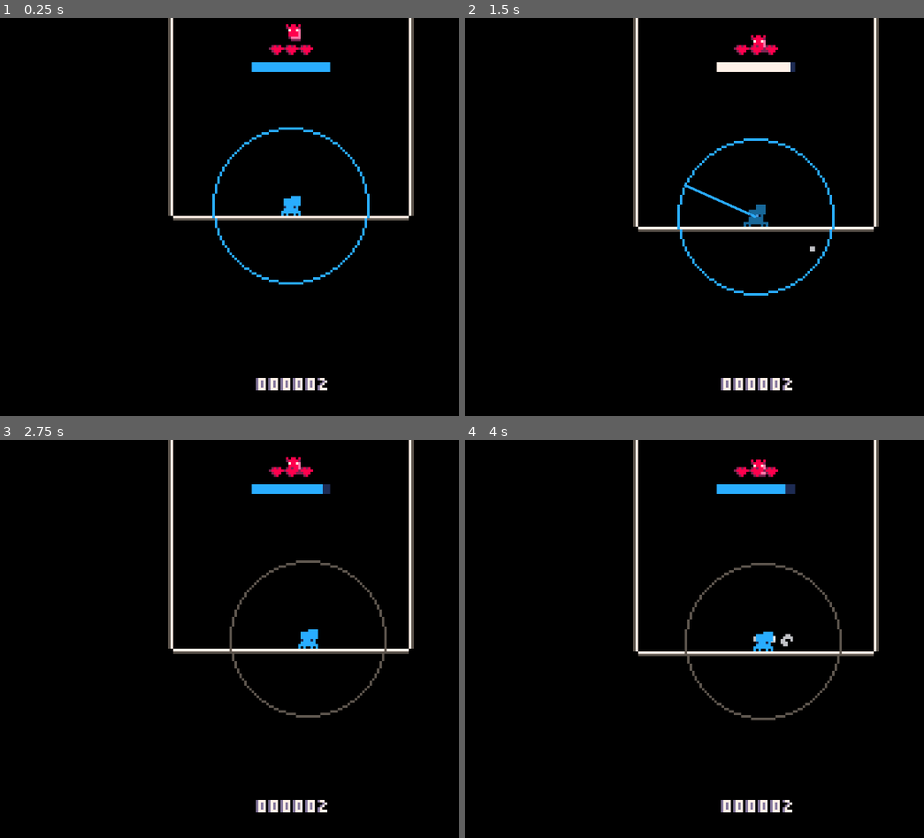
Above: before the commit, frames 1-4 (two rows, left to right).
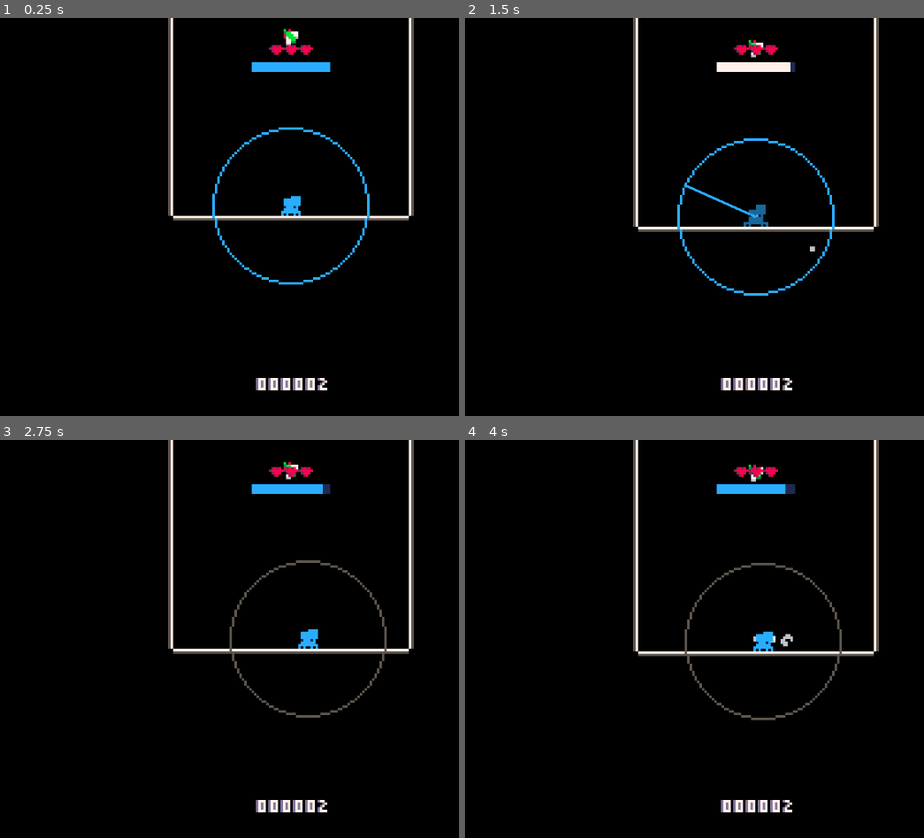
Above: after the commit, the same moments.

Repository: Flamenccio/spider-jump
Game: Godot game, scene res://scenes/game.tscn
The game is run twice, just before and just after one commit, with the same random seed, the same clock (stepped at 60 frames per second) and the same inputs. The engine's default icon, where the game draws it, is replaced by a stand-in: a white triangle on a blue panel in a dark square.
Inputs (mouse positions are in pixels of both pictures, inside the frame that each line leads up to):
- Up to frame 1 (0.25 s): no input
- Up to frame 2 (1.5 s): tap Enter at 0.5 s; move the mouse to (910, 197) at 0.52 s; press the mouse at (910, 197) at 0.53 s; hold D (move_right) 0.53-1.25 s; release the mouse at (910, 197) at 1.25 s; drag from (616, 236) to (754, 49) at 1.27 s
- Up to frame 3 (2.75 s): move the mouse to (362, 551) at 2.02 s; hold D (move_right) from 2.03 s (still down); tap Delete at 2.1 s
- Up to frame 4 (4 s): release D (move_right) at 2.75 s; drag from (722, 718) to (772, 642) at 2.77 s; move the mouse to (outside the picture) at 3.52 s; hold A (move_left) from 3.53 s (still down); tap V at 3.6 s

The runs differ from the first frame. In frame 1, 0.2% of the frame differs, in the area x 61-66%, y 1-7%; in frame 2, 0.1%; in frame 3, 0.1%; in frame 4, 0.1%.

Commit message:
add blinkfly powerup (bonus!)

Diff:
--- /dev/null
+++ b/scenes/blinkfly.tscn
@@ -0,0 +1,23 @@
+[gd_scene load_steps=5 format=3 uid="uid://ba8ck05ta5tce"]
+
+[ext_resource type="Script" uid="uid://dsb66hi83np7q" path="res://scripts/entities/item.gd" id="1_1garj"]
+[ext_resource type="Texture2D" uid="uid://bquahomw7iykq" path="res://sprites/powerups.png" id="2_2jcxy"]
+
+[sub_resource type="CircleShape2D" id="CircleShape2D_mqdrm"]
+radius = 3.0
+
+[sub_resource type="AtlasTexture" id="AtlasTexture_ih772"]
+atlas = ExtResource("2_2jcxy")
+region = Rect2(48, 0, 8, 8)
+
+[node name="Blinkfly" type="StaticBody2D"]
+collision_layer = 8
+collision_mask = 0
+script = ExtResource("1_1garj")
+_item_id = "blinkfly"
+
+[node name="Shape" type="CollisionShape2D" parent="."]
+shape = SubResource("CircleShape2D_mqdrm")
+
+[node name="Sprite" type="Sprite2D" parent="."]
+texture = SubResource("AtlasTexture_ih772")
--- a/scenes/game.tscn
+++ b/scenes/game.tscn
@@ -27,7 +27,7 @@
 [ext_resource type="Texture2D" uid="uid://c0xc1146gnb15" path="res://sprites/heart_shatter_particles-Sheet.png" id="21_37s47"]
 [ext_resource type="Script" uid="uid://y5qohu2l48v3" path="res://scripts/player_stats_saver.gd" id="22_37s47"]
 [ext_resource type="PackedScene" uid="uid://bbd2meqorrjoe" path="res://scenes/high_score_line.tscn" id="23_bt5mj"]
-[ext_resource type="PackedScene" uid="uid://bbjb4m6fwc2e" path="res://scenes/antibug.tscn" id="28_sww3w"]
+[ext_resource type="PackedScene" uid="uid://ba8ck05ta5tce" path="res://scenes/blinkfly.tscn" id="28_sww3w"]
 
 [sub_resource type="RectangleShape2D" id="RectangleShape2D_eow3j"]
 size = Vector2(256, 16)
@@ -177,8 +177,8 @@
 script = ExtResource("18_twgab")
 _fixed_endpoint = NodePath("../Player")
 
-[node name="AntiBug" parent="." instance=ExtResource("28_sww3w")]
-position = Vector2(1, -82)
+[node name="Blinkfly" parent="." instance=ExtResource("28_sww3w")]
+position = Vector2(0, -80)
 
 [connection signal="on_game_over" from="." to="UI/DeathScreen" method="show" flags=3]
 [connection signal="on_game_over" from="." to="PlayerStatsSaver" method="_on_game_end"]
--- a/scenes/player.tscn
+++ b/scenes/player.tscn
@@ -18,6 +18,7 @@
 [ext_resource type="Texture2D" uid="uid://dhrojosr38xuv" path="res://sprites/player_heavy_beetle.png" id="11_fdfoy"]
 [ext_resource type="Script" uid="uid://dr71r23trkggu" path="res://states/crawl.gd" id="11_fulsm"]
 [ext_resource type="Script" uid="uid://bq8cyg2r3e4us" path="res://states/idle.gd" id="11_oprun"]
+[ext_resource type="Texture2D" uid="uid://dbbm203x14qqx" path="res://sprites/player_blinkfly.png" id="12_holxr"]
 [ext_resource type="Script" uid="uid://de5mlnbdg5gtl" path="res://states/entry.gd" id="12_qfm1y"]
 [ext_resource type="Script" uid="uid://br7ajpop2vms0" path="res://behavior_state/player/climb.gd" id="15_ke2ow"]
 [ext_resource type="Script" uid="uid://xwooryy4y5og" path="res://scripts/entities/behavior_state.gd" id="15_wnwbv"]
@@ -351,6 +352,64 @@
 "speed": 5.0
 }]
 
+[sub_resource type="AtlasTexture" id="AtlasTexture_42b1b"]
+atlas = ExtResource("12_holxr")
+region = Rect2(16, 0, 16, 16)
+
+[sub_resource type="AtlasTexture" id="AtlasTexture_au7lq"]
+atlas = ExtResource("12_holxr")
+region = Rect2(0, 16, 16, 16)
+
+[sub_resource type="AtlasTexture" id="AtlasTexture_h7ic4"]
+atlas = ExtResource("12_holxr")
+region = Rect2(0, 0, 16, 16)
+
+[sub_resource type="AtlasTexture" id="AtlasTexture_nubpm"]
+atlas = ExtResource("12_holxr")
+region = Rect2(16, 16, 16, 16)
+
+[sub_resource type="AtlasTexture" id="AtlasTexture_ua5cf"]
+atlas = ExtResource("12_holxr")
+region = Rect2(0, 16, 16, 16)
+
+[sub_resource type="SpriteFrames" id="SpriteFrames_g5jhy"]
+animations = [{
+"frames": [{
+"duration": 1.0,
+"texture": SubResource("AtlasTexture_42b1b")
+}],
+"loop": false,
+"name": &"aim",
+"speed": 5.0
+}, {
+"frames": [{
+"duration": 1.0,
+"texture": SubResource("AtlasTexture_au7lq")
+}],
+"loop": false,
+"name": &"fall",
+"speed": 5.0
+}, {
+"frames": [{
+"duration": 1.0,
+"texture": SubResource("AtlasTexture_h7ic4")
+}],
+"loop": false,
+"name": &"idle",
+"speed": 5.0
+}, {
+"frames": [{
+"duration": 1.0,
+"texture": SubResource("AtlasTexture_nubpm")
+}, {
+"duration": 1.0,
+"texture": SubResource("AtlasTexture_ua5cf")
+}],
+"loop": true,
+"name": &"warp",
+"speed": 20.0
+}]
+
 [sub_resource type="RectangleShape2D" id="RectangleShape2D_31cv2"]
 size = Vector2(6, 6)
 
@@ -458,6 +517,11 @@
 sprite_frames = SubResource("SpriteFrames_2a3c5")
 animation = &"fall"
 
+[node name="Blinkfly" type="AnimatedSprite2D" parent="SpriteTree"]
+sprite_frames = SubResource("SpriteFrames_g5jhy")
+animation = &"warp"
+frame_progress = 0.490504
+
 [node name="Collider" type="CollisionShape2D" parent="."]
 position = Vector2(0, 1)
 shape = SubResource("RectangleShape2D_31cv2")
@@ -471,8 +535,9 @@
 state_machine = ExtResource("7_wqfne")
 metadata/_custom_type_script = "uid://bt2gfnnkvw2ec"
 
-[node name="Aim" type="Node" parent="BehaviorStateMachine" node_paths=PackedStringArray("_player", "_animator", "_particle_emitter")]
+[node name="Aim" type="Node" parent="BehaviorStateMachine" node_paths=PackedStringArray("_ground_check", "_player", "_animator", "_particle_emitter")]
 script = ExtResource("10_qfm1y")
+_ground_check = NodePath("../../Casters/GroundRaycast")
 _player = NodePath("../..")
 _animator = NodePath("../../SpriteTree")
 _jump_force = 170.0
@@ -704,6 +769,9 @@
 [connection signal="exited" from="BehaviorStateMachine/StateMachinePlayer" to="BehaviorStateMachine" method="_on_state_machine_player_exited"]
 [connection signal="transited" from="BehaviorStateMachine/StateMachinePlayer" to="BehaviorStateMachine" method="state_transition"]
 [connection signal="aim_entered" from="BehaviorStateMachine/Aim" to="Particles/ParabolaParticles" method="activate_trajectory"]
+[connection signal="player_blinkfly_jumped" from="BehaviorStateMachine/Aim" to="SafeState" method="_save_state"]
+[connection signal="player_blinkfly_jumped" from="BehaviorStateMachine/Aim" to="Particles/ParabolaParticles" method="deactivate_trajectory"]
+[connection signal="player_blinkfly_jumped" from="BehaviorStateMachine/Aim" to="PowerupHandler" method="_on_player_blinkfly_jumped"]
 [connection signal="player_jumped" from="BehaviorStateMachine/Aim" to="SafeState" method="_save_state"]
 [connection signal="player_jumped" from="BehaviorStateMachine/Aim" to="Particles/ParabolaParticles" method="deactivate_trajectory"]
 [connection signal="player_jumped" from="BehaviorStateMachine/Aim" to="Particles/Dust" method="set_emitting" binds= [true]]
--- a/scripts/player/collision_handler.gd
+++ b/scripts/player/collision_handler.gd
@@ -159,6 +159,8 @@
 			consumed_powerup.emit(item.item_id)
 		'heavy_beetle':
 			consumed_powerup.emit(item.item_id)
+		'blinkfly':
+			consumed_powerup.emit(item.item_id)
 		_:
 			printerr('item handler: unknown item id "{0}"'.format({'0': item.item_id}))
 
--- a/scripts/powerup_handler.gd
+++ b/scripts/powerup_handler.gd
@@ -82,6 +82,10 @@
 			_powerup_end_queue.push_back(func():
 				GameConstants.current_gravity = GameConstants.DEFAULT_GRAVITY
 			)
+		'blinkfly':
+			_powerup_timer.wait_time = 8.0
+			_powerup_timer.time_left = 8.0
+			_animator.switch_sprite_branch('blinkfly')
 		_:
 			printerr('powerup handler: unhandled powerup "{0}"'.format({'0': powerup}))
 			return
@@ -102,3 +106,9 @@
 		if item == 'yum_fly':
 			# Add more time to the powerup timer
 			_powerup_timer.change_time_left(1.0)
+
+
+func _on_player_blinkfly_jumped() -> void:
+	_powerup_timer.change_time_left(-1.0)
+	if _powerup_timer.time_left <= 0.0:
+		_end_powerups()
--- a/states/aim.gd
+++ b/states/aim.gd
@@ -4,7 +4,9 @@
 signal aim_entered()
 signal player_jumped()
 signal trajectory_updated(velocity: Vector2, acceleration: Vector2)
+signal player_blinkfly_jumped()
 
+@export var _ground_check: RaycastCheck
 @export var _player: CharacterBody2D
 @export var _animator: SpriteTree
 @export var _jump_force: float = 1.0
@@ -17,9 +19,12 @@
 
 const _MAX_SHAPECAST_RESULTS = 4
 const _HOPPERPOP_MULTIPLIER = 1.6
-const _BUBBLEBEE_MULTIPLIER = 1.2
+const _BUBBLEBEE_MULTIPLIER = 0.83
 const _HEAVY_BEETLE_MULTIPLIER = 1.0
 const _SUPER_GRUB_MULTIPLIER = 1.12
+const _BLINKFLY_MULTIPLIER = 5.0
+
+const _MAX_BLINKFLY_DISTANCE = 200.0
 
 func _ready() -> void:
 	PlayerEventBus.powerup_started.connect(func(powerup: String):
@@ -28,11 +33,13 @@
 			'hopperpop':
 				_jump_force *= _HOPPERPOP_MULTIPLIER
 			'bubblebee':
-				_jump_force /= _BUBBLEBEE_MULTIPLIER
+				_jump_force *= _BUBBLEBEE_MULTIPLIER
 			'heavy_beetle':
 				_jump_force *= _HEAVY_BEETLE_MULTIPLIER
 			'super_grub':
 				_jump_force *= _SUPER_GRUB_MULTIPLIER
+			'blinkfly':
+				_jump_force *= _BLINKFLY_MULTIPLIER
 	)
 	PlayerEventBus.powerup_ended.connect(func(powerup: String):
 		_powerup = ''
@@ -40,11 +47,13 @@
 			'hopperpop':
 				_jump_force /= _HOPPERPOP_MULTIPLIER
 			'bubblebee':
-				_jump_force *= _BUBBLEBEE_MULTIPLIER
+				_jump_force /= _BUBBLEBEE_MULTIPLIER
 			'heavy_beetle':
 				_jump_force /= _HEAVY_BEETLE_MULTIPLIER
 			'super_grub':
 				_jump_force /= _SUPER_GRUB_MULTIPLIER
+			'blinkfly':
+				_jump_force /= _BLINKFLY_MULTIPLIER
 	)
 
 
@@ -60,6 +69,9 @@
 
 func _on_pull_release() -> void:
 	if not state_active:
+		return
+	if _powerup == 'blinkfly':
+		_blinkfly_jump()
 		return
 	_jump()
 
@@ -117,3 +129,28 @@
 
 func _on_leave_ground() -> void:
 	_surface_normal = Vector2.ZERO
+
+
+func _blinkfly_jump() -> void:
+
+	if _jumped:
+		return
+
+	var ray_offset = _pull_input.normalized() * _MAX_BLINKFLY_DISTANCE
+	var ray_destination = ray_offset + _player.global_position
+
+	if not _is_jump_direction_valid(ray_offset):
+		return
+
+	var results = _ground_check.intersect_ray(ray_destination)
+
+	if results.size() == 0:
+		return
+
+	_animator.play_branch_animation('warp')
+	set_property('jump', true)
+	_player.velocity = _pull_input.normalized() *  _jump_force
+	_jumped = true
+	#player_jumped.emit()
+	player_blinkfly_jumped.emit()
+	_particle_emitter.spawn_jump_dust()
--- a/states/fall.gd
+++ b/states/fall.gd
@@ -3,9 +3,20 @@
 @export var _animator: SpriteTree
 @export var _player: CharacterBody2D
 var motion: Vector2
+var _current_powerup: String
+
+func _ready() -> void:
+	PlayerEventBus.powerup_started.connect(func(powerup: String):
+		_current_powerup = powerup
+	)
+	PlayerEventBus.powerup_ended.connect(func(powerup: String):
+		_current_powerup = 'none'
+	)
+
 
 func enter_state() -> void:
-	_animator.play_branch_animation('fall')
+	if _current_powerup != 'blinkfly':
+		_animator.play_branch_animation('fall')
 
 
 func tick_state(delta: float) -> void:
Not shown: 1 places in scenes/player.tscn that only renumber resources
Binary file added: scenes/player_blinkfly.png
Not shown, added: scenes/player_blinkfly.png.import
Binary file added: sprites/player_blinkfly.png
Not shown, added: sprites/player_blinkfly.png.import
Binary file changed: sprites/powerups.png
